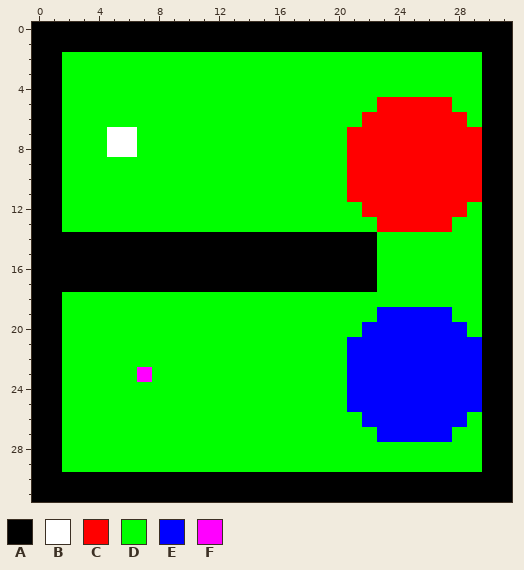
A pixel-art sprite gets an edit: resources/L1.png. That is the earlier state.
The file is 32x32 pixels.
Palette (. is transparent): A #000000  B #ffffff  C #ff0000  D #00ff00  E #0000ff  F #ff00ff
Pixels before, first column x 0:
 0 AAAAAAAAAAAAAAAAAAAAAAAAAAAAAAAA
 1 AAAAAAAAAAAAAAAAAAAAAAAAAAAAAAAA
 2 AADDDDDDDDDDDDDDDDDDDDDDDDDDDDAA
 3 AADDDDDDDDDDDDDDDDDDDDDDDDDDDDAA
 4 AADDDDDDDDDDDDDDDDDDDDDDDDDDDDAA
 5 AADDDDDDDDDDDDDDDDDDDDDCCCCCDDAA
 6 AADDDDDDDDDDDDDDDDDDDDCCCCCCCDAA
 7 AADDDBBDDDDDDDDDDDDDDCCCCCCCCCAA
 8 AADDDBBDDDDDDDDDDDDDDCCCCCCCCCAA
 9 AADDDDDDDDDDDDDDDDDDDCCCCCCCCCAA
10 AADDDDDDDDDDDDDDDDDDDCCCCCCCCCAA
11 AADDDDDDDDDDDDDDDDDDDCCCCCCCCCAA
12 AADDDDDDDDDDDDDDDDDDDDCCCCCCCDAA
13 AADDDDDDDDDDDDDDDDDDDDDCCCCCDDAA
14 AAAAAAAAAAAAAAAAAAAAAAADDDDDDDAA
15 AAAAAAAAAAAAAAAAAAAAAAADDDDDDDAA
16 AAAAAAAAAAAAAAAAAAAAAAADDDDDDDAA
17 AAAAAAAAAAAAAAAAAAAAAAADDDDDDDAA
18 AADDDDDDDDDDDDDDDDDDDDDDDDDDDDAA
19 AADDDDDDDDDDDDDDDDDDDDDEEEEEDDAA
20 AADDDDDDDDDDDDDDDDDDDDEEEEEEEDAA
21 AADDDDDDDDDDDDDDDDDDDEEEEEEEEEAA
22 AADDDDDDDDDDDDDDDDDDDEEEEEEEEEAA
23 AADDDDDFDDDDDDDDDDDDDEEEEEEEEEAA
24 AADDDDDDDDDDDDDDDDDDDEEEEEEEEEAA
25 AADDDDDDDDDDDDDDDDDDDEEEEEEEEEAA
26 AADDDDDDDDDDDDDDDDDDDDEEEEEEEDAA
27 AADDDDDDDDDDDDDDDDDDDDDEEEEEDDAA
28 AADDDDDDDDDDDDDDDDDDDDDDDDDDDDAA
29 AADDDDDDDDDDDDDDDDDDDDDDDDDDDDAA
30 AAAAAAAAAAAAAAAAAAAAAAAAAAAAAAAA
31 AAAAAAAAAAAAAAAAAAAAAAAAAAAAAAAA
New version:
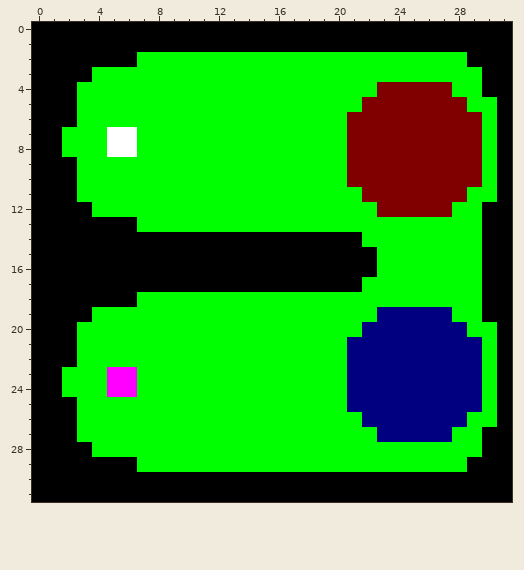
The edit:
{"colour":"C","old":"#ff0000","new":"#800000"}
{"colour":"E","old":"#0000ff","new":"#000080"}
{"y":2,"x":2,"old":"DDDDD","new":"AAAAA"}
{"y":2,"x":29,"old":"D","new":"A"}
{"y":3,"x":2,"old":"DD","new":"AA"}
{"y":4,"x":2,"old":"D","new":"A"}
{"y":4,"x":23,"old":"DDDDD","new":"CCCCC"}
{"y":5,"x":2,"old":"D","new":"A"}
{"y":5,"x":22,"old":"D","new":"C"}
{"y":5,"x":28,"old":"D","new":"C"}
{"y":5,"x":30,"old":"A","new":"D"}
{"y":6,"x":2,"old":"D","new":"A"}
{"y":6,"x":21,"old":"D","new":"C"}
{"y":6,"x":29,"old":"DA","new":"CD"}
{"y":7,"x":30,"old":"A","new":"D"}
{"y":8,"x":30,"old":"A","new":"D"}
{"y":9,"x":2,"old":"D","new":"A"}
{"y":9,"x":30,"old":"A","new":"D"}
{"y":10,"x":2,"old":"D","new":"A"}
{"y":10,"x":30,"old":"A","new":"D"}
{"y":11,"x":2,"old":"D","new":"A"}
{"y":11,"x":21,"old":"C","new":"D"}
{"y":11,"x":29,"old":"CA","new":"DD"}
{"y":12,"x":2,"old":"DD","new":"AA"}
{"y":12,"x":22,"old":"C","new":"D"}
{"y":12,"x":28,"old":"C","new":"D"}
{"y":13,"x":2,"old":"DDDDD","new":"AAAAA"}
{"y":13,"x":23,"old":"CCCCC","new":"DDDDD"}
{"y":14,"x":22,"old":"A","new":"D"}
{"y":17,"x":22,"old":"A","new":"D"}
{"y":18,"x":2,"old":"DDDDD","new":"AAAAA"}
{"y":19,"x":2,"old":"DD","new":"AA"}
{"y":20,"x":2,"old":"D","new":"A"}
{"y":20,"x":30,"old":"A","new":"D"}
{"y":21,"x":2,"old":"D","new":"A"}
{"y":21,"x":30,"old":"A","new":"D"}
{"y":22,"x":2,"old":"D","new":"A"}
{"y":22,"x":30,"old":"A","new":"D"}
{"y":23,"x":5,"old":"DDF","new":"FFD"}
{"y":23,"x":30,"old":"A","new":"D"}
{"y":24,"x":5,"old":"DD","new":"FF"}
{"y":24,"x":30,"old":"A","new":"D"}
{"y":25,"x":2,"old":"D","new":"A"}
{"y":25,"x":30,"old":"A","new":"D"}
{"y":26,"x":2,"old":"D","new":"A"}
{"y":26,"x":30,"old":"A","new":"D"}
{"y":27,"x":2,"old":"D","new":"A"}
{"y":28,"x":2,"old":"DD","new":"AA"}
{"y":29,"x":2,"old":"DDDDD","new":"AAAAA"}
{"y":29,"x":29,"old":"D","new":"A"}
{"label":"changed","picture_box":[62,52,137,232]}
{"label":"changed","picture_box":[347,52,497,472]}
{"label":"changed","picture_box":[62,292,152,472]}
